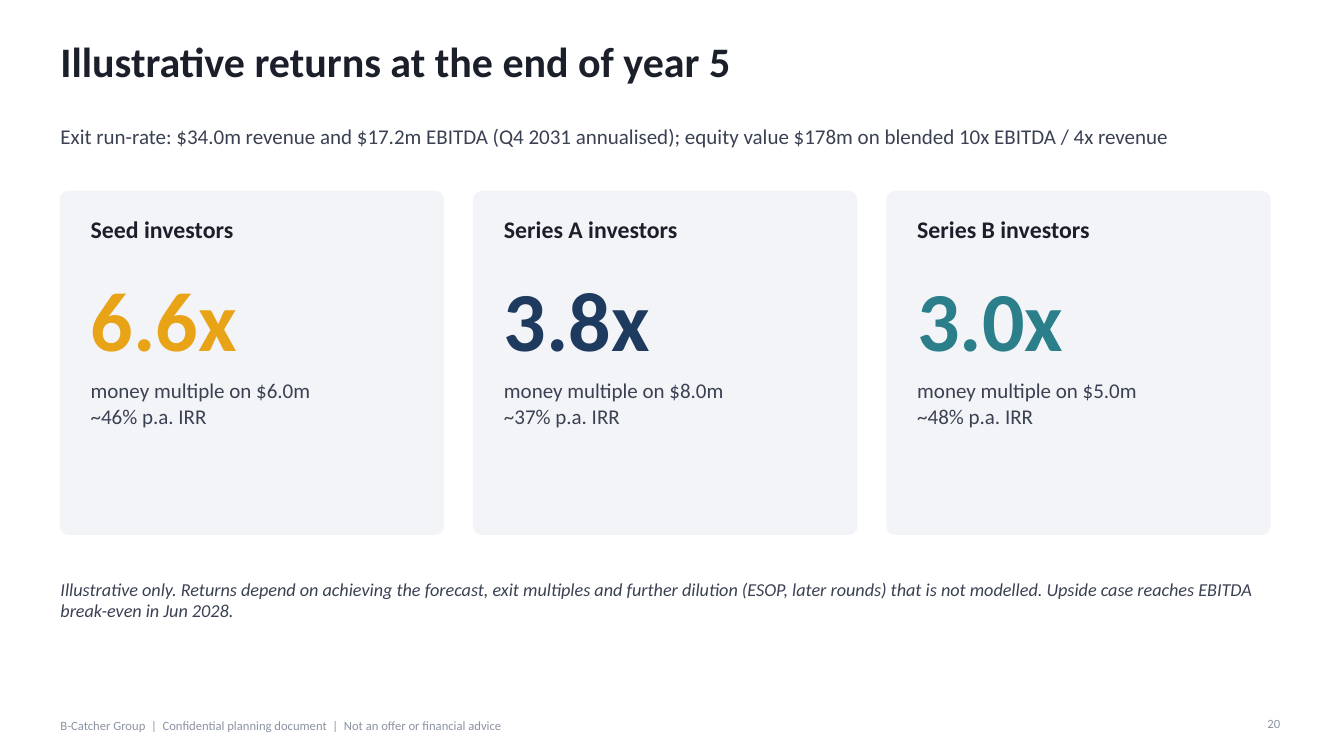
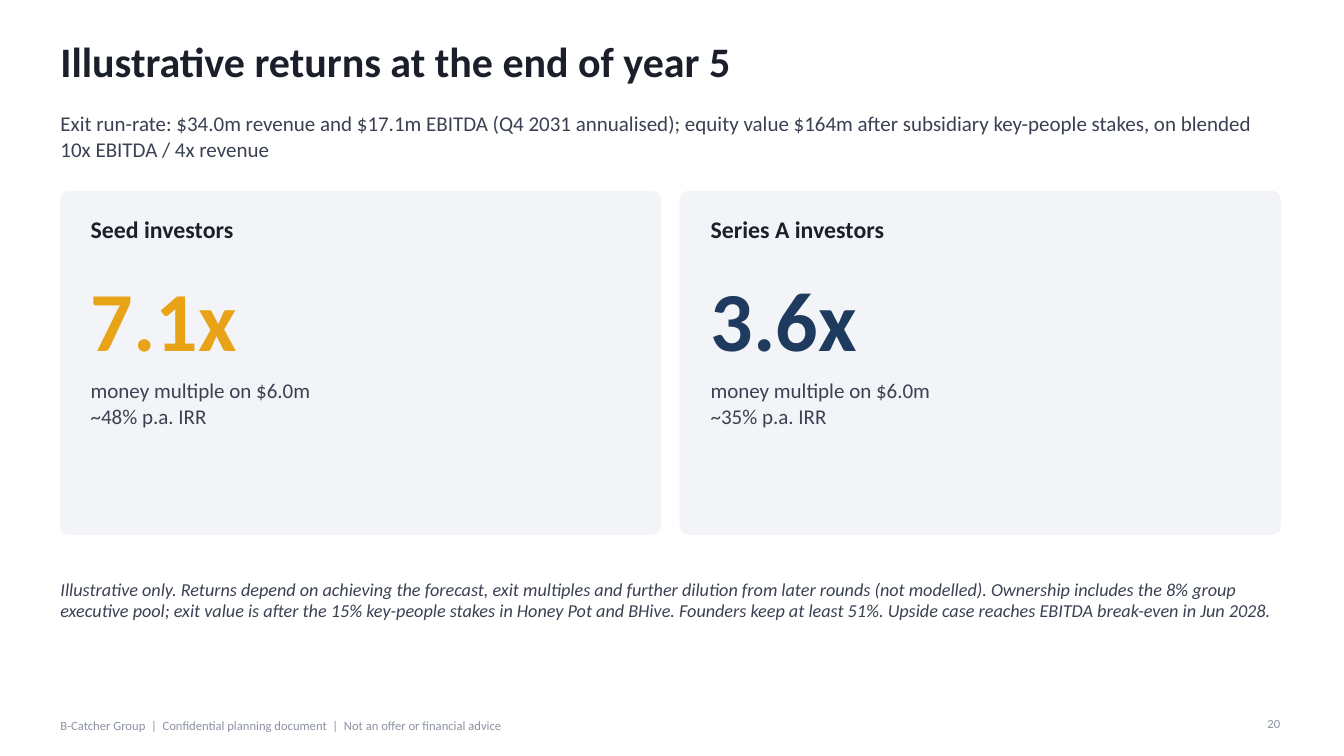
Before and after one commit to SimonQTangible/github-slideshow, a slide deck: slide 20 of bcatcher-group/upload_v10/BCatcher_Group_Investor_Deck_v10.pptx. Drawn at 1344x756 pixels with LibreOffice and Linux fonts; fonts in the diff are those of the drawing. Boxes give left, top, right and bottom in pixels: in the first picture for what was removed or moved away, otherwise in the second. Text is boxed around its words. In the diff, an @@ line names an element or a change of style, - is before the commit and + after.

```diff
--- a/bcatcher-group/upload_v10/BCatcher_Group_Investor_Deck_v10.pptx
+++ b/bcatcher-group/upload_v10/BCatcher_Group_Investor_Deck_v10.pptx
@@ text at (60, 116, 1251, 157): text changed @@
-Exit run-rate: $34.0m revenue and $17.2m EBITDA (Q4 2031 annualised); equity value $178m on blended 10x EBITDA / 4x revenue
+Exit run-rate: $34.0m revenue and $17.1m EBITDA (Q4 2031 annualised); equity value $164m after subsidiary key-people stakes, on blended 10x EBITDA / 4x revenue
@@ rounded rectangle: place and size @@
-rounded rectangle at (60, 192, 444, 534)
+rounded rectangle at (60, 192, 660, 534)
@@ rounded rectangle: place and size @@
-rounded rectangle at (474, 192, 857, 534)
+rounded rectangle at (681, 192, 1280, 534)
@@ text "Series A investors": place and size @@
-text "Series A investors" at (504, 221, 677, 238)
+text "Series A investors" at (711, 221, 884, 238)
@@ rounded rectangle removed at (887, 192, 1270, 534) @@
@@ text removed at (917, 221, 1089, 238) @@
-Series B investors
@@ text at (91, 296, 237, 352): text changed @@
-6.6x
+7.1x
@@ text at (711, 293, 857, 352): text changed @@
-3.8x
+3.6x
@@ text removed at (917, 296, 1063, 352) @@
-3.0x
@@ text at (711, 383, 930, 428): text changed @@
-money multiple on $8.0m
-~37% p.a. IRR
+money multiple on $6.0m
+~35% p.a. IRR
@@ text removed at (917, 383, 1137, 428) @@
-money multiple on $5.0m
-~48% p.a. IRR
@@ text at (91, 409, 206, 428): text changed @@
-~46% p.a. IRR
+~48% p.a. IRR
@@ text at (60, 583, 1270, 620): text changed @@
-Illustrative only. Returns depend on achieving the forecast, exit multiples and further dilution (ESOP, later rounds) that is not modelled. Upside case reaches EBITDA break-even in Jun 2028.
+Illustrative only. Returns depend on achieving the forecast, exit multiples and further dilution from later rounds (not modelled). Ownership includes the 8% group executive pool; exit value is after the 15% key-people stakes in Honey Pot and BHive. Founders keep at least 51%. Upside case reaches EBITDA break-even in Jun 2028.
```
Also in this commit, not shown: 7 other slides changed, 28 other files.
